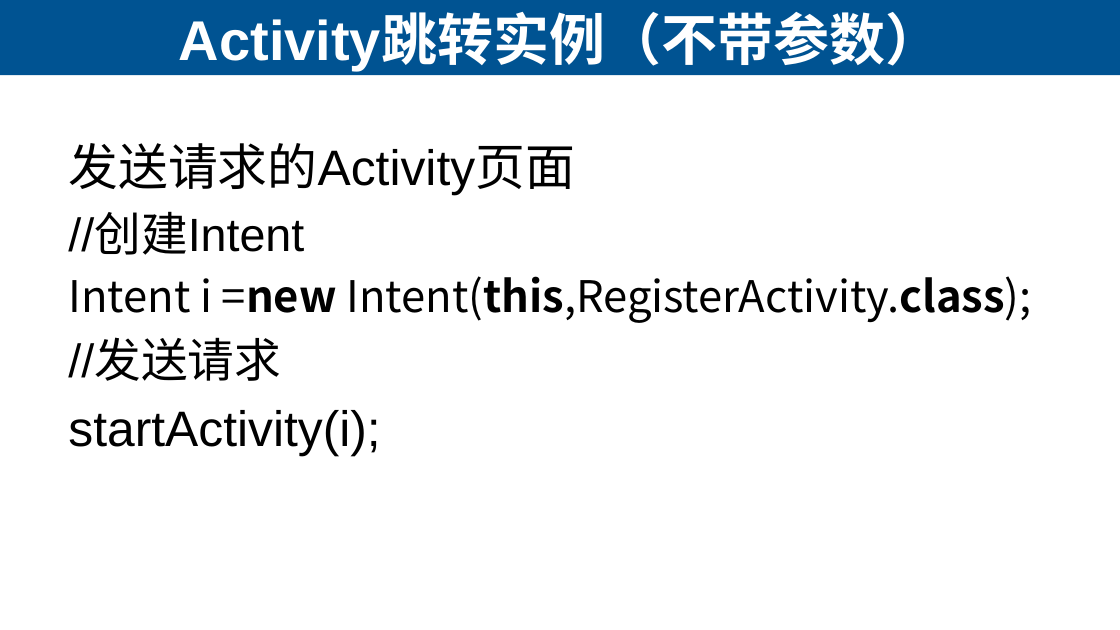
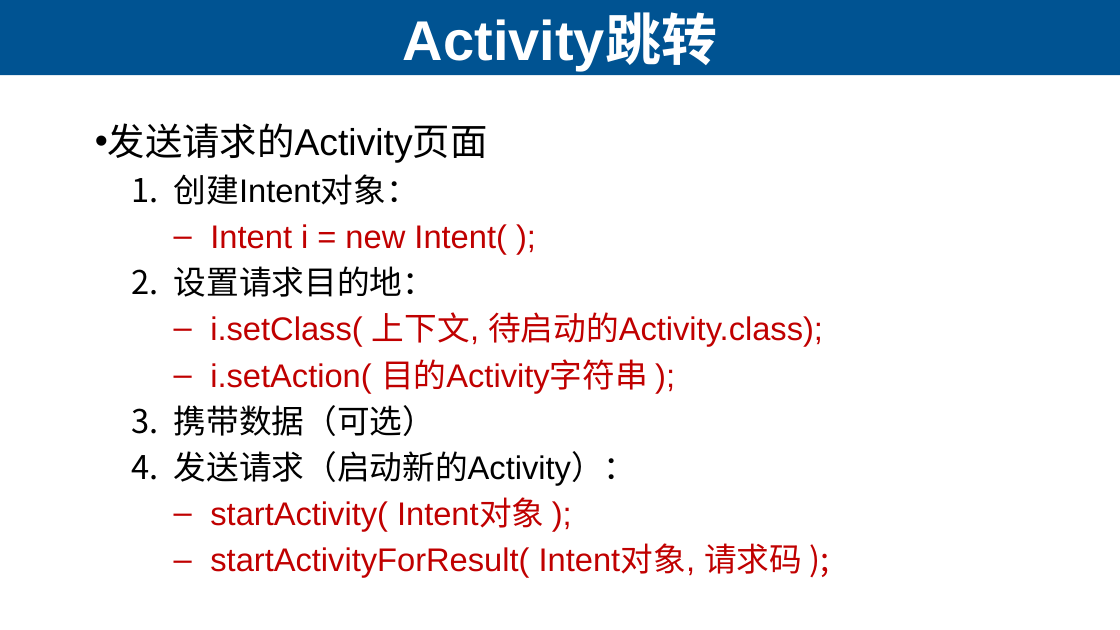
Before and after one commit to lihuanzhen2016/app-test-2019, a slide deck: slide 9 of ppt/07 Android App的开发-四大组件.pptx (slide 7 before the commit). Drawn at 1120x630 pixels with LibreOffice and Linux fonts; fonts in the diff are those of the drawing. Boxes give left, top, right and bottom in pixels: in the first picture for what was removed or moved away, otherwise in the second. Text is boxed around its words. In the diff, an @@ line names an element or a change of style, - is before the commit and + after.

Commit message:
activity

```diff
--- a/ppt/07 Android App的开发-四大组件.pptx
+++ b/ppt/07 Android App的开发-四大组件.pptx
@@ title at <box>403,15,717,69</box>: text changed @@
-Activity跳转实例（不带参数）
+Activity跳转
@@ text "发送请求的Activity页面": place and size @@
-text "发送请求的Activity页面" at <box>68,143,1031,457</box>
+text "发送请求的Activity页面" at <box>108,123,823,577</box>
@@ text at <box>108,123,488,163</box>: size 32 to 24 pt in "发送请求的Activity页面"; bullet none to •; more space between paragraphs @@
@@ text at <box>174,174,823,577</box>: text changed; size 28 to 21 pt; font Noto Sans CJK SC to Arial; text colour #000000 to #C00000 @@
-//创建Intent
-Intent i =new Intent(this,RegisterActivity.class);
-//发送请求
-startActivity(i);
+    1. 创建Intent对象：
+      – Intent i = new Intent( );
+    2. 设置请求目的地：
+      – i.setClass( 上下文, 待启动的Activity.class);
+      – i.setAction( 目的Activity字符串 );
+    3. 携带数据（可选）
+    4. 发送请求（启动新的Activity）：
+      – startActivity( Intent对象 );
+      – startActivityForResult( Intent对象, 请求码 );
```
Also in this commit, not shown: 18 other slides changed, 26 slides added, 7 slides removed, 1 other file.
